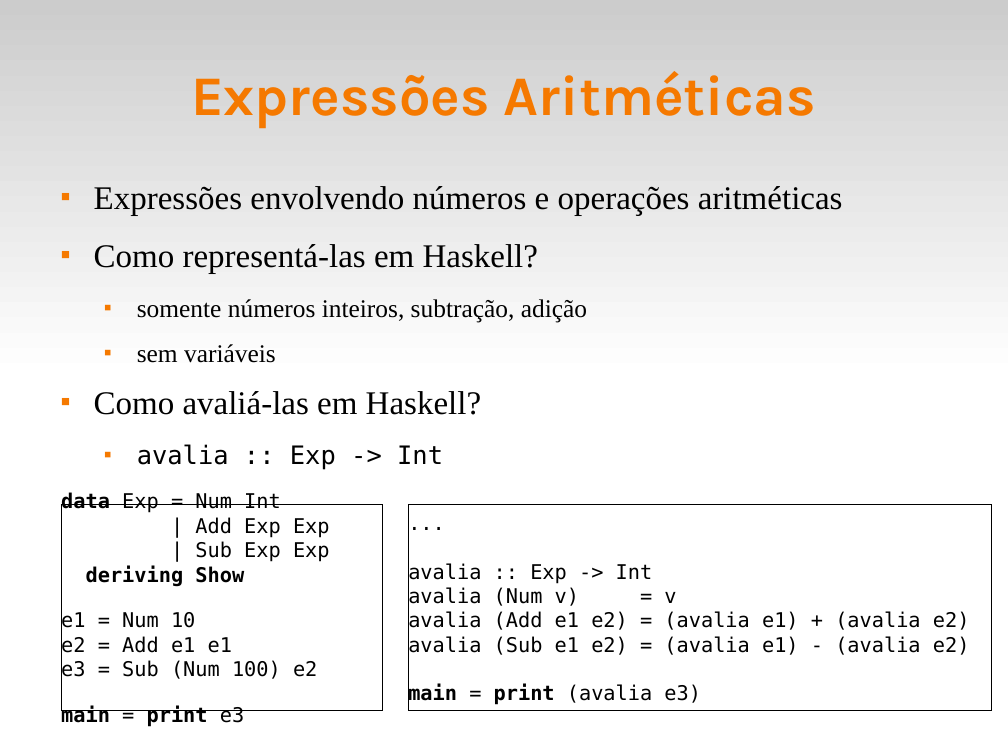
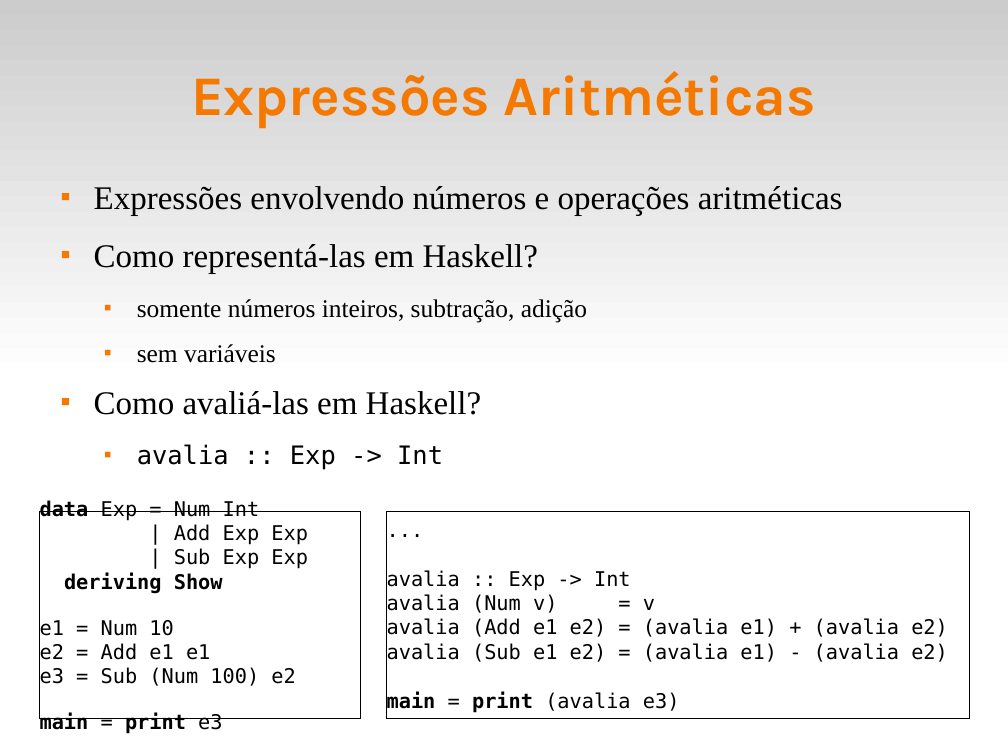
Before and after one commit to fsantanna-uerj/EDL, a slide deck: slide 4 of slides/edl-11-lang.odp. Drawn at 1008x756 pixels with LibreOffice and Linux fonts; fonts in the diff are those of the drawing. Boxes give left, top, right and bottom in pixels: in the first picture for what was removed or moved away, otherwise in the second. Text is boxed around its words. In the diff, an @@ line names an element or a change of style, - is before the commit and + after.

```diff
--- a/slides/edl-11-lang.odp
+++ b/slides/edl-11-lang.odp
@@ rectangle "data Exp = Num Int": place and size @@
-rectangle "data Exp = Num Int" at <box>61,504,382,711</box>
+rectangle "data Exp = Num Int" at <box>39,511,360,718</box>
@@ rectangle "...": place and size @@
-rectangle "..." at <box>409,504,992,711</box>
+rectangle "..." at <box>387,511,970,718</box>
```
Also in this commit, not shown: 4 slides added, 1 slide removed, 2 other files.
